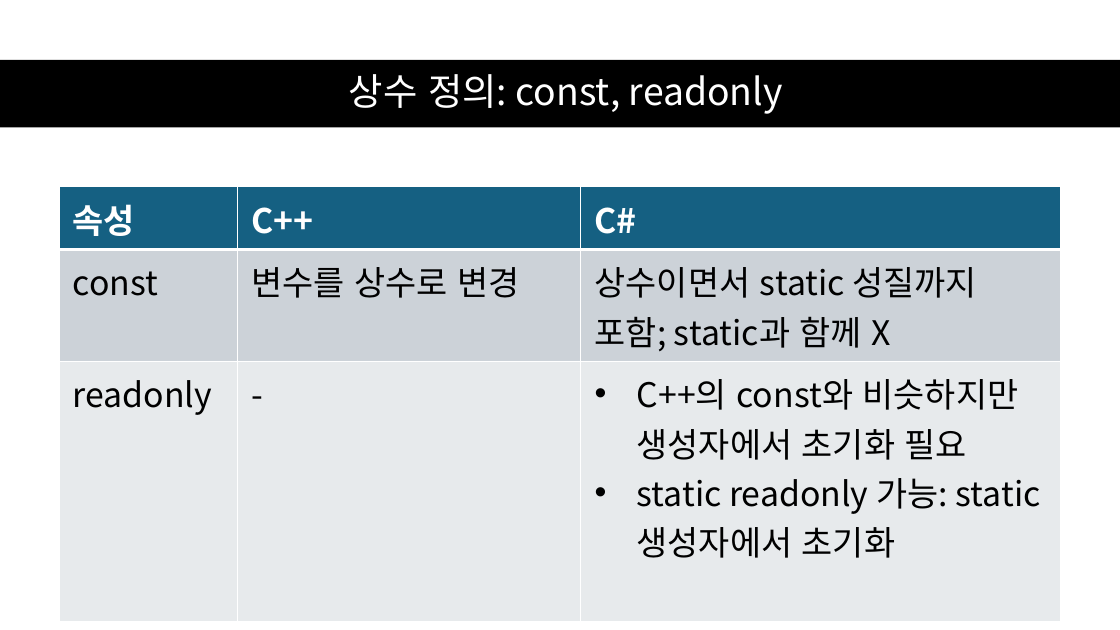
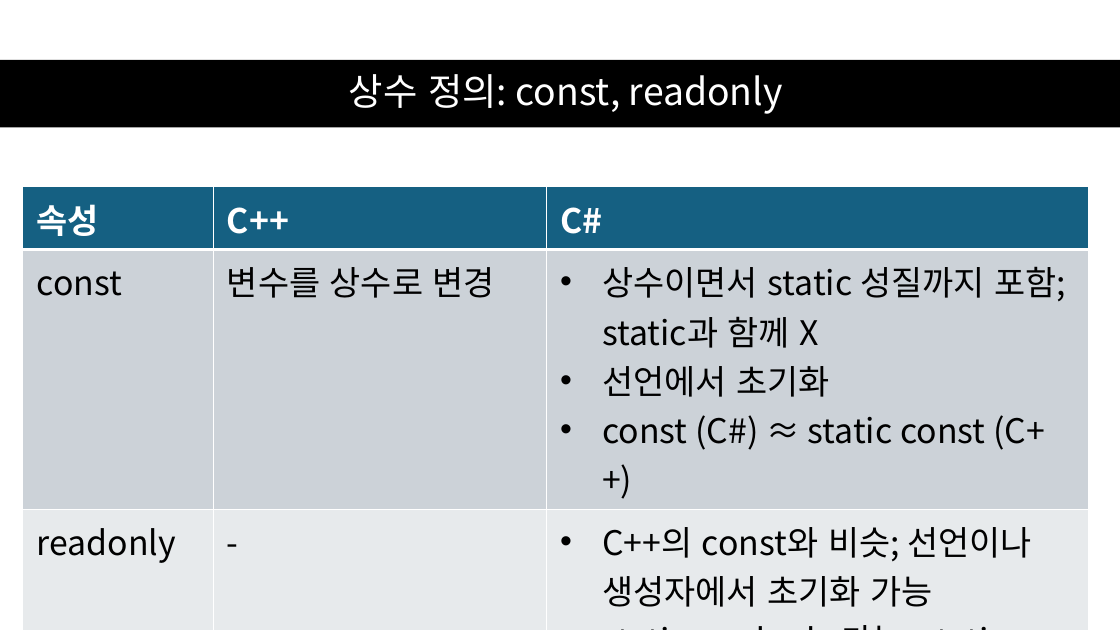
Before and after one commit to mokwongame/CS_2025_2, a slide deck: slide 13 of C# 문법.pptx (slide 12 before the commit). Drawn at 1120x630 pixels with LibreOffice and Linux fonts; fonts in the diff are those of the drawing. Boxes give left, top, right and bottom in pixels: in the first picture for what was removed or moved away, otherwise in the second. Text is boxed around its words. In the diff, an @@ line names an element or a change of style, - is before the commit and + after.

```diff
--- a/C# 문법.pptx
+++ b/C# 문법.pptx
@@ table at (x1=23, y1=187, x2=1090, y2=611) @@
-row 2, column 3: 상수이면서 static 성질까지 포함; static과 함께 X
+row 2, column 3: 상수이면서 static 성질까지 포함; static과 함께 X / 선언에서 초기화 / const (C#) ≈ static const (C++)
-row 3, column 3: C++의 const와 비슷하지만 생성자에서 초기화 필요 / static readonly 가능: static 생성자에서 초기화
+row 3, column 3: C++의 const와 비슷; 선언이나 생성자에서 초기화 가능 / static readonly 가능: static 생성자에서 초기화
@@ table resized from (x1=59, y1=187, x2=1060, y2=562) to (x1=23, y1=187, x2=1090, y2=611) @@
```
Also in this commit, not shown: 1 slide added, 1 other file.
